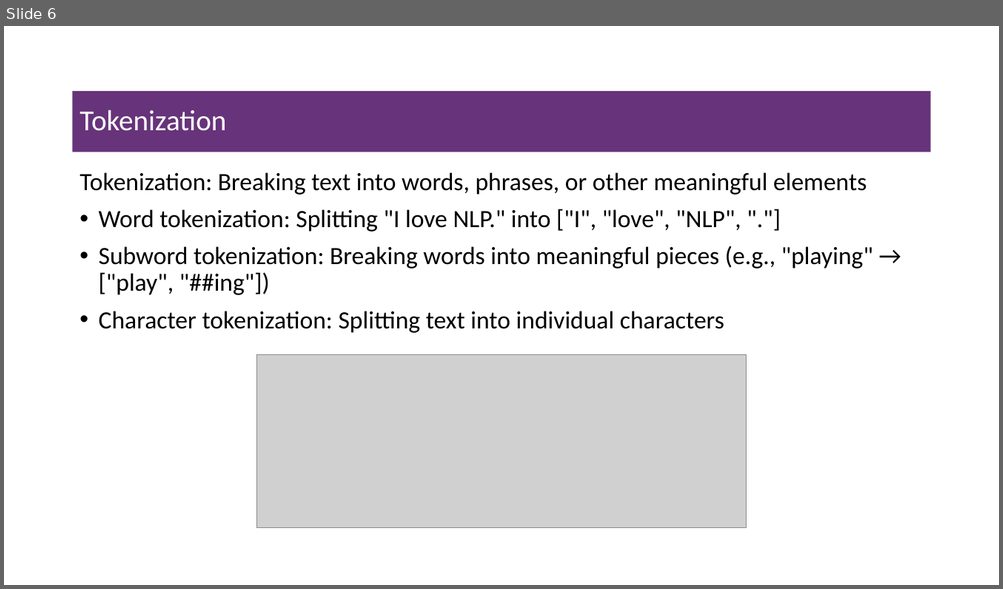
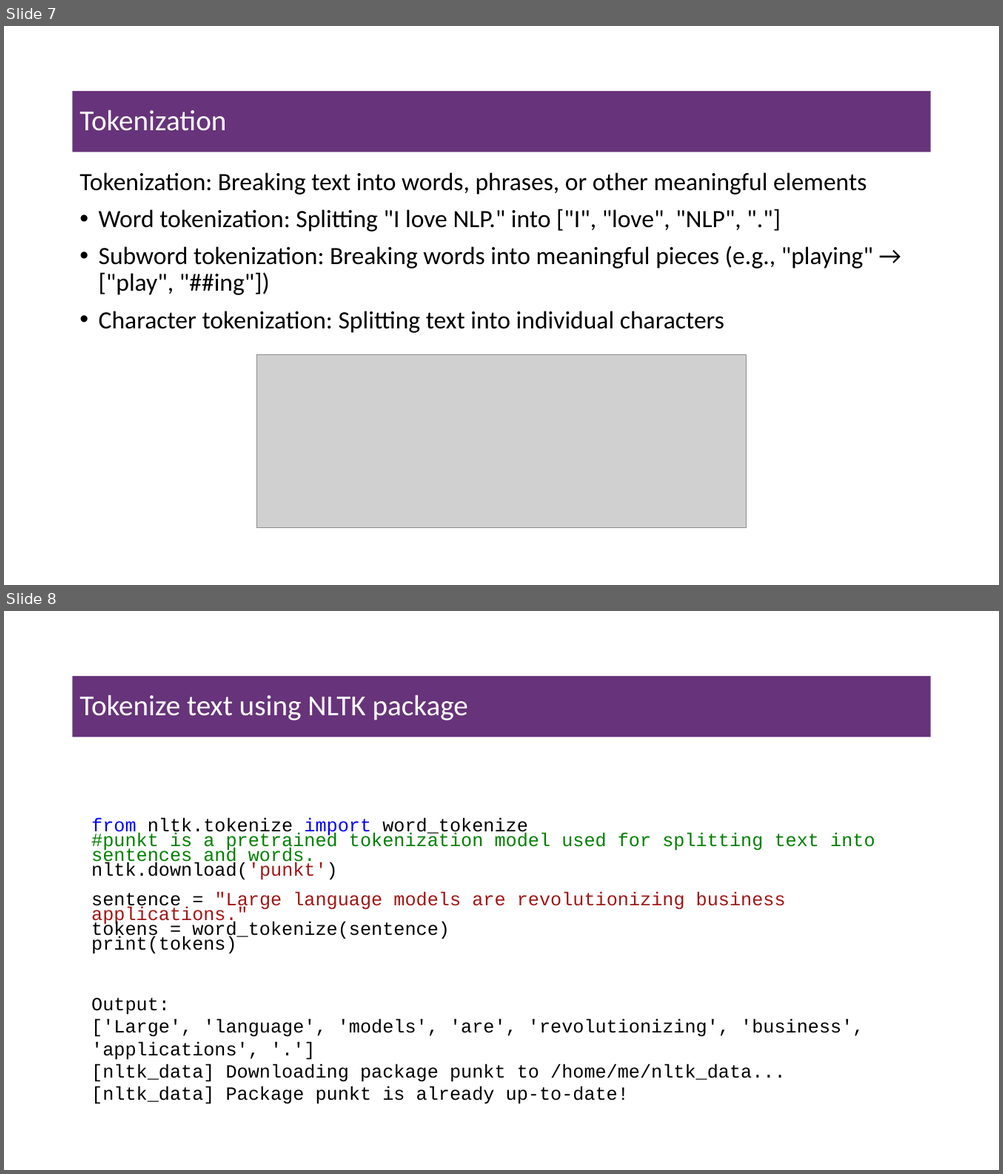
Before and after one commit to msfasha/307307-BI-Methods, a slide deck: 20242-NLP-LLM/lecture notes/Part 1 - Introduction to NLP/1-introduction to NLP.pptx. Shown one above the other, each under a label of ours: slide 6 before the commit, slides 7 and 8 after it. The pictures are 1003x589 and 1003x1174 pixels, drawn with LibreOffice and Linux fonts; fonts in the diff are those of the drawing; grey boxes stand for pictures; background and template pictures are left out. Boxes give left, top, right and bottom in pixels: in the first picture for what was removed or moved away, otherwise in the second. Text is boxed around its words. In the diff, an @@ line names an element or a change of style, - is before the commit and + after.

```diff
--- a/20242-NLP-LLM/lecture notes/Part 1 - Introduction to NLP/1-introduction to NLP.pptx
+++ b/20242-NLP-LLM/lecture notes/Part 1 - Introduction to NLP/1-introduction to NLP.pptx
@@ slide 8 added at (x1=4, y1=611, x2=999, y2=1170), background #FFFFFF @@
@@ title added at (x1=73, y1=676, x2=930, y2=737), fill #67337A, 28 pt, text #FFFFFF @@
+Tokenize text using NLTK package
@@ text added at (x1=91, y1=817, x2=874, y2=954), 18 pt, text #000000 @@
+from nltk.tokenize import word_tokenize
+#punkt is a pretrained tokenization model used for splitting text into sentences and words.
+nltk.download('punkt')
+sentence = "Large language models are revolutionizing business applications."
+tokens = word_tokenize(sentence)
+print(tokens)
@@ text added at (x1=91, y1=998, x2=863, y2=1105), 18 pt, text #000000 @@
+Output:
+['Large', 'language', 'models', 'are', 'revolutionizing', 'business', 'applications', '.']
+[nltk_data] Downloading package punkt to /home/me/nltk_data... [nltk_data] Package punkt is already up-to-date!
@@ what was slide 6 is now slide 7 @@
```
Also in this commit, not shown: 1 slide changed, 22 other slides added, 7 other files.
